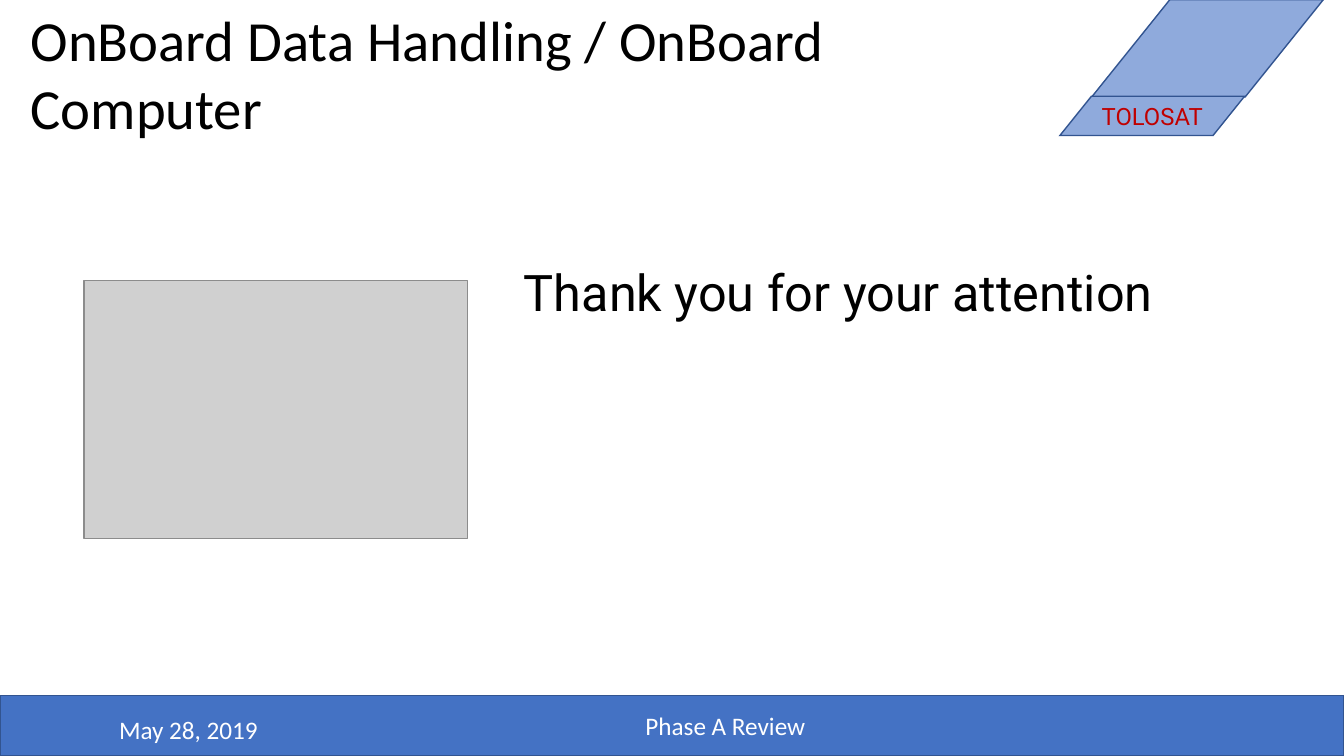
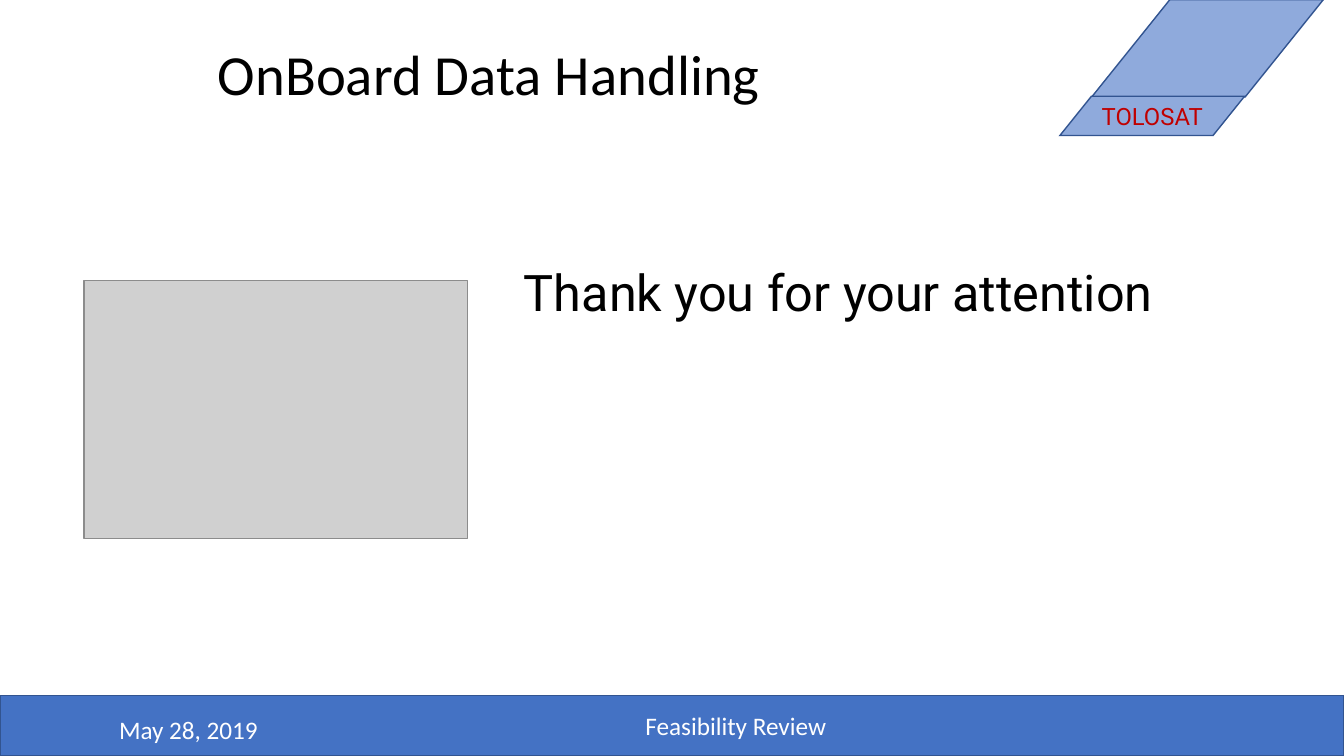
Before and after one commit to belmant/tolosat_systems_engineering, a slide deck: slide 9 of Files/OBDH.pptx. Drawn at 1344x756 pixels with LibreOffice and Linux fonts; fonts in the diff are those of the drawing; grey boxes stand for pictures; background and template pictures are left out. Boxes give left, top, right and bottom in pixels: in the first picture for what was removed or moved away, otherwise in the second. Text is boxed around its words. In the diff, an @@ line names an element or a change of style, - is before the commit and + after.

```diff
--- a/Files/OBDH.pptx
+++ b/Files/OBDH.pptx
@@ title at [218,55,759,105]: text changed @@
-  OnBoard Data Handling / OnBoard Computer
+  OnBoard Data Handling
@@ text at [645,717,826,739]: text changed @@
-Phase A Review
+Feasibility Review
```
Also in this commit, not shown: 8 other slides changed, 10 other files.
